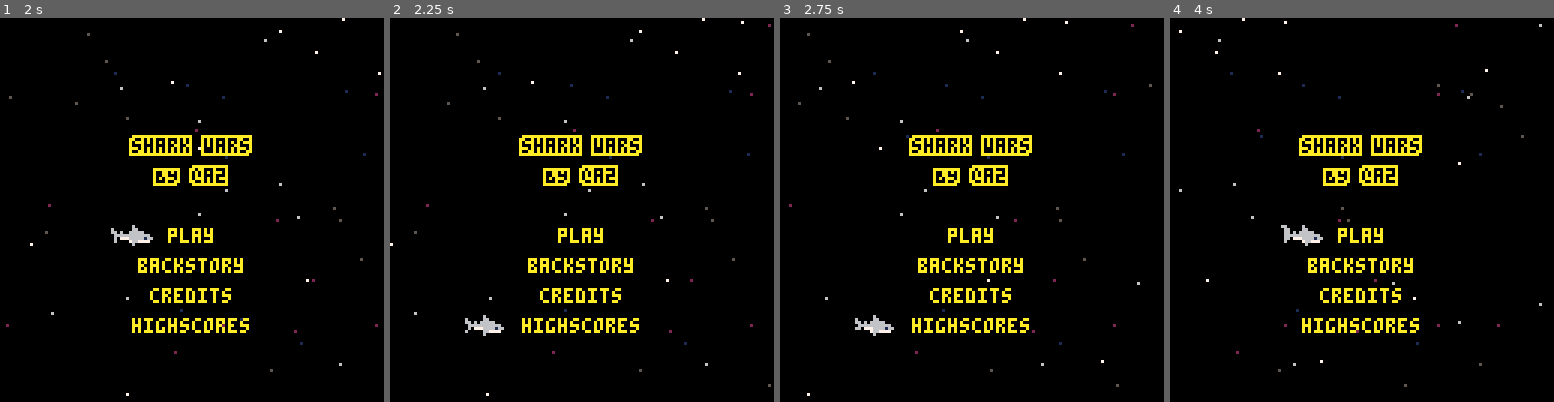
Above: before the commit, frames 1-4 (left to right).
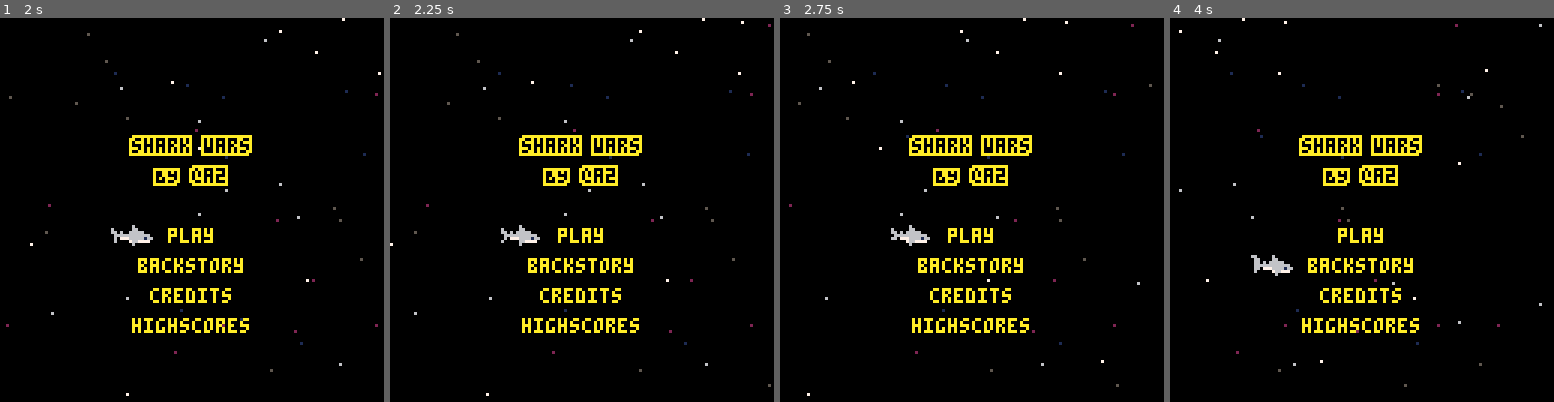
Above: after the commit, the same moments.

Repository: a2/shark-wars
Game: PICO-8 cartridge shark.p8
Same seed, same stepped clock (60 frames per second), same inputs: the game is played once before the commit and once after it.
Inputs:
- Up to frame 1 (2 s): tap X (X key) at 0.33, 1.07, 1.85 s; tap O (Z key) at 0.7, 1.7 s
- Up to frame 2 (2.25 s): tap O (Z key) at 2.1 s; hold Up from 2.15 s (still down)
- Up to frame 3 (2.75 s): release Up at 2.42 s; tap O (Z key) at 2.5 s
- Up to frame 4 (4 s): tap O (Z key) at 2.9, 3.3, 3.7 s; tap X (X key) at 2.97 s; hold Down 3.63-3.97 s

Frame 1 is identical in both runs. In frame 2, 0.5% of the frame differs, in the area x 19-40%, y 53-83%; in frame 3, 0.5%; in frame 4, 0.6%, in the area x 21-40%, y 53-68%.

Commit message:
Remove menu wraparound

Diff:
--- a/shark.p8
+++ b/shark.p8
@@ -95,9 +95,14 @@
 end
 
 function menu_update(mode)
-  local c=#mode.options
-  if (btnp(2)) mode.index=ternary(mode.index>1,mode.index-1,c)
-  if (btnp(3)) mode.index=ternary(mode.index==c,1,mode.index+1)
+  local offset,c=0,#mode.options
+  if btnp(2) then
+    offset=-1
+  elseif btnp(3) then
+    offset=1
+  end
+
+  mode.index=max(1,min(c,mode.index+offset))
 
   mode.shark.x=44-2*#mode.options[mode.index]
   mode.shark.y=58+10*mode.index
